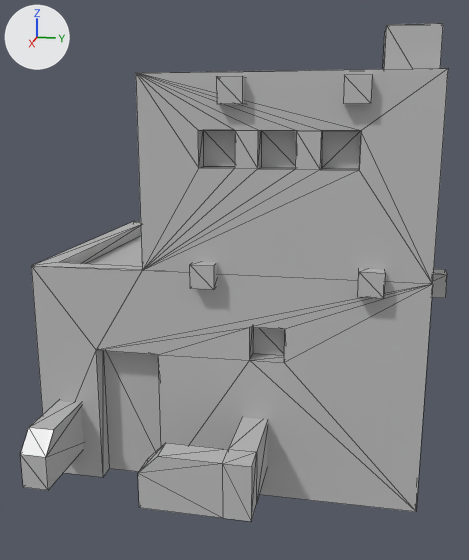
One commit to the COLLADA model art/meshes/structural/egypt_house_c2.dae: the scene before it, then after it.
Camera for both pictures: a camera (50 mm lens) standing at (21.0, 4.11, 9.99) and looking at (0.68, 0.05, 4.91). Every picture has the same lights, and +X, +Y and +Z are marked at upper left. Mesh edges are drawn as thin lines. Where no turn or scale is listed for an object, it has been applied to the vertices.

Names of what the first picture shows: 'House_3-GRP-1110-Default_Material_002'.
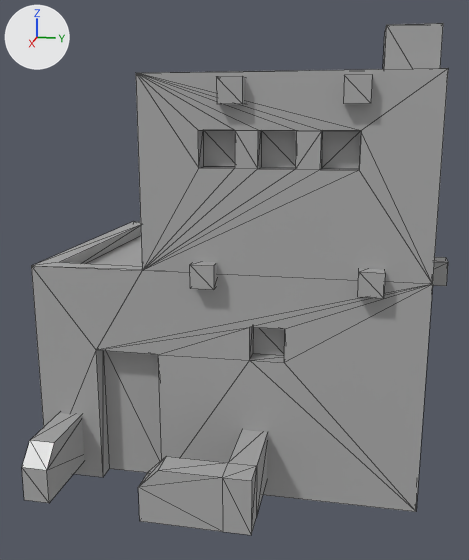
The newer file is also turned or shifted as a whole; pictures and numbers use the older file's frame.

Where the change shows, as pixel boxes [x1, y1, x2, y2] in the pictures (469 x 560 px; the box of a moved part takes in the faces that stretch with it):
```json
{"object": "House_3-GRP-1110-Default_Material_002", "change": "reshaped", "before": [20, 23, 448, 521], "after": [22, 23, 448, 535]}
{"part": 1, "of": "me_house_3_grp_1110_default_material_005", "change": "moved or reshaped", "before": [20, 401, 84, 490], "after": [22, 413, 84, 503]}
{"part": 2, "of": "me_house_3_grp_1110_default_material_005", "change": "moved or reshaped", "before": [138, 417, 268, 521], "after": [138, 430, 267, 535]}
{"part": 3, "of": "me_house_3_grp_1110_default_material_005", "change": "moved or reshaped", "before": [432, 269, 447, 298], "after": [433, 257, 448, 286]}
{"part": 4, "of": "me_house_3_grp_1110_default_material_005", "change": "recoloured", "before": [33, 75, 385, 472], "after": [33, 75, 385, 472]}
```

Scene script edits in JSON lines:
```json
{"op": "add", "block": "mat_default_material_009", "code": ["mat_default_material_009 = principled_material('Default_Material_009')", "mat_default_material_009.base_color = (0.41, 0.41, 0.41)  # grey #acacac", "mat_default_material_009.roughness = 0.35"]}
{"block": "me_house_3_grp_1110_default_material_005", "where": "me_house_3_grp_1110_default_material_005.from_pydata(...)  # 274 vertices, 458 faces; spans x -5.67..6.45, y -5.46..6.47, z -0.91..12.29"}
{"block": "me_house_3_grp_1110_default_material_005", "where": "# used by ob_house_3_grp_1110_default_material_002; location = (0.0, 0.0, 0.0)"}
{"block": "me_house_3_grp_1110_default_material_005", "change": "me_house_3_grp_1110_default_material_005 part 1: the loose piece of 10 vertices spanning x 3.04..6.13, y -4.9..-4.14, z -0.01..1.56 is moved by (0.0, 0.0, -0.4)"}
{"block": "me_house_3_grp_1110_default_material_005", "change": "me_house_3_grp_1110_default_material_005 part 2: the loose piece of 18 vertices spanning x 3.36..6.45, y -1.38..1.64, z -0.01..1.56 is moved by (0.0, 0.0, -0.4)"}
{"block": "me_house_3_grp_1110_default_material_005", "change": "me_house_3_grp_1110_default_material_005 part 3: the loose piece of 8 vertices spanning x 1.84..2.51, y 5.21..6.47, z 5.14..5.81 is moved by (0.0, 0.0, 0.35)"}
{"block": "me_house_3_grp_1110_default_material_005", "change": "me_house_3_grp_1110_default_material_005 part 4: 454 faces spanning x -5.67..6.45, y -5.46..6.47, z -0.91..12.29 switch from mat_default_material_010 (grey #bebebe) to mat_default_material_009 (grey #ababab)"}
```
